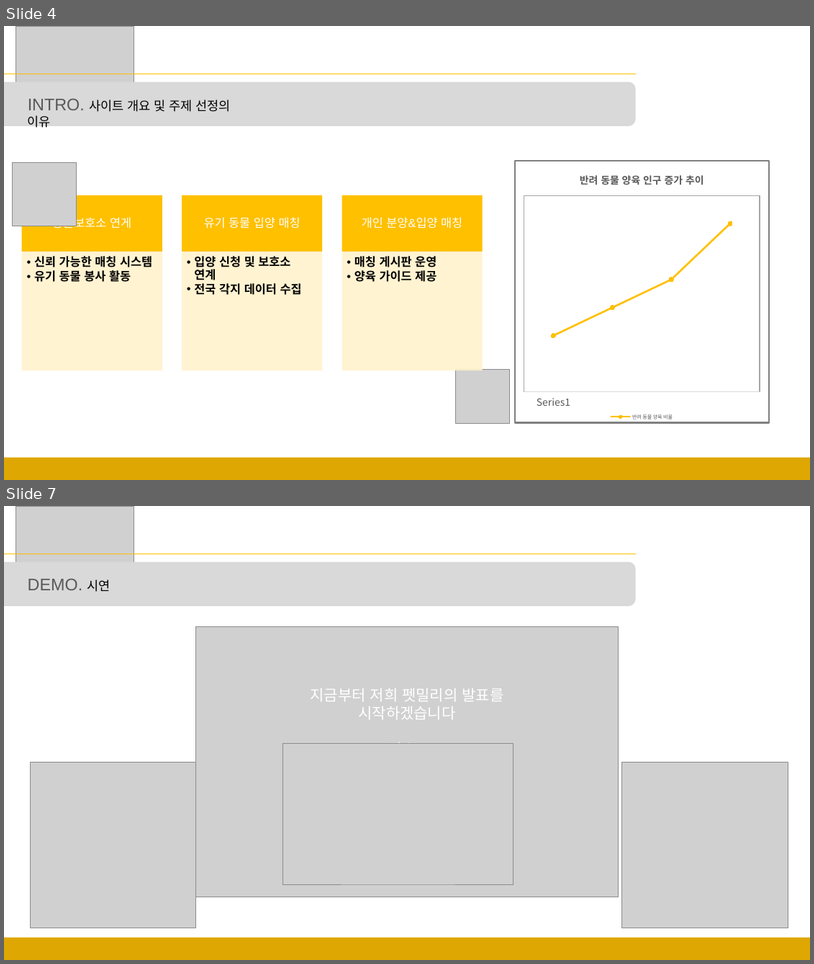
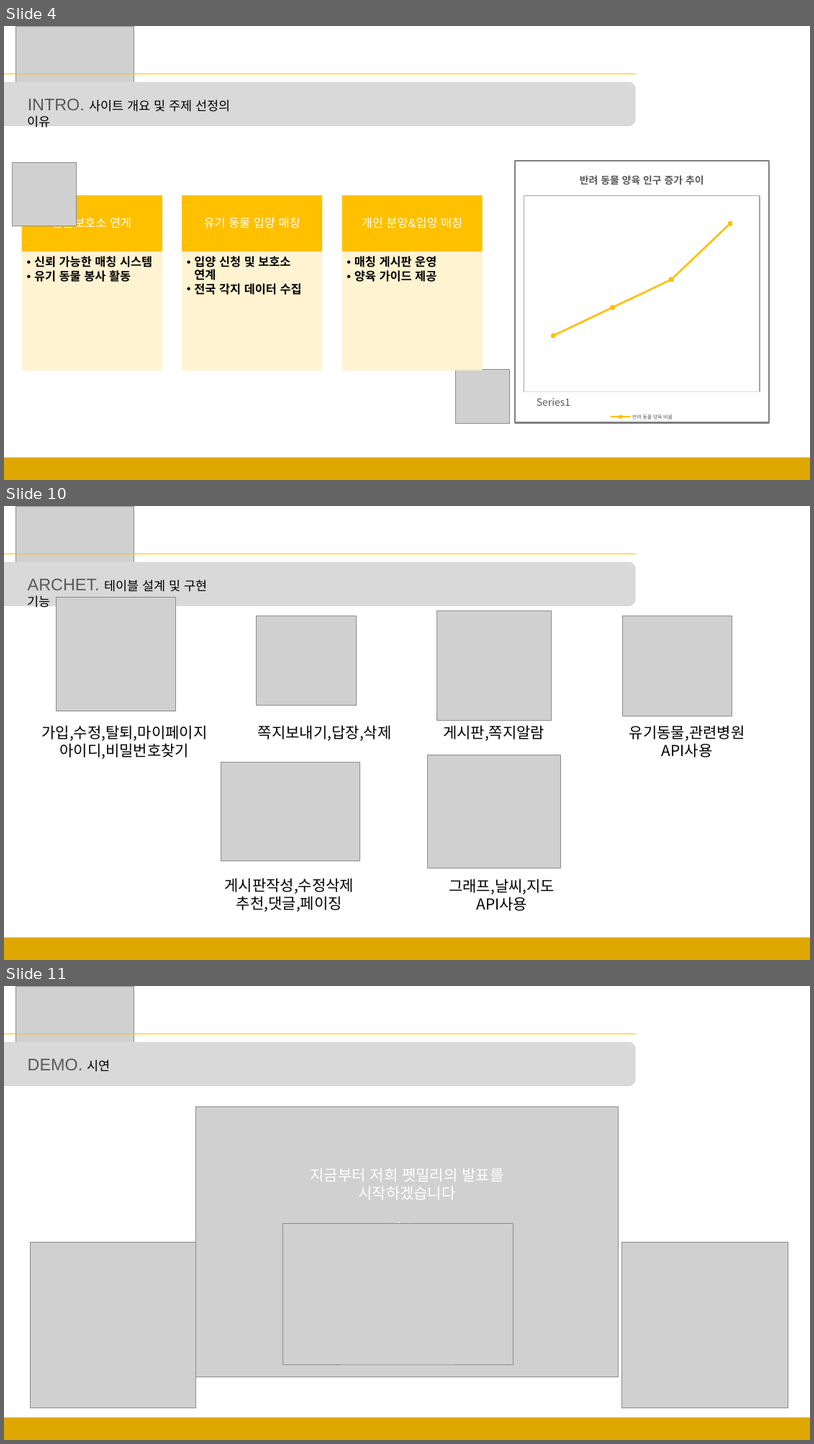
Before and after one commit to sgyoung96/Petmily, a slide deck: docs/발표ppt/발표.pptx. Shown one above the other, each under a label of ours: slides 4 and 7 before the commit, slides 4, 10 and 11 after it; the slides between them are not shown. The pictures are 814x964 and 814x1444 pixels, drawn with LibreOffice and Linux fonts; fonts in the diff are those of the drawing; grey boxes stand for pictures. Boxes give left, top, right and bottom in pixels: in the first picture for what was removed or moved away, otherwise in the second. Text is boxed around its words. In the diff, an @@ line names an element or a change of style, - is before the commit and + after.

```diff
--- a/docs/발표ppt/발표.pptx
+++ b/docs/발표ppt/발표.pptx
@@ slide 10 added at [4,506,810,960], background #FFFFFF @@
@@ picture added at [16,506,134,578] @@
@@ line added from (4, 554) to (636, 554), #FFC000 0.5 pt @@
@@ rounded rectangle added at [4,561,636,606], fill #D9D9D9 @@
@@ text added at [28,579,207,608], 15 pt, text #000000 @@
+ARCHET. 테이블 설계 및 구현 기능
@@ picture added at [57,597,176,711] @@
@@ picture added at [437,610,552,720] @@
@@ picture added at [256,615,356,705] @@
@@ picture added at [623,615,733,716] @@
@@ free added at [28,720,221,762], 18 pt, text #000000 @@
+가입,수정,탈퇴,마이페이지
+아이디,비밀번호찾기
@@ free added at [246,720,404,744], 18 pt, text #000000 @@
+쪽지보내기,답장,삭제
@@ free added at [437,720,561,744], 18 pt, text #000000 @@
+게시판,쪽지알람
@@ free added at [619,720,756,762], 18 pt, text #000000 @@
+유기동물,관련병원
+API사용
@@ picture added at [221,762,360,861] @@
@@ picture added at [428,754,561,867] @@
@@ free added at [213,872,365,915], 18 pt, text #000000 @@
+게시판작성,수정삭제
+추천,댓글,페이징
@@ free added at [438,873,566,916], 18 pt, text #000000 @@
+그래프,날씨,지도
+API사용
@@ rectangle added at [4,937,810,960], fill #DFA701 @@
@@ what was slide 7 is now slide 11 @@
```
Also in this commit, not shown: 2 slides changed, 3 other slides added, 4 other files.
